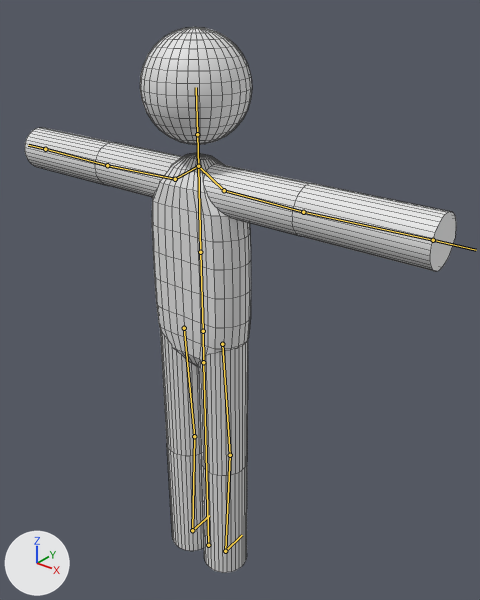
What one commit did to the Blender file Content/Resources/Character01-6.blend.
Rendered twice from a 50 mm lens placed at (67.6, -74.4, 104.0), pointed at (1.9, 7.7, 53.1). The axes (+X, +Y, +Z) are drawn at lower left. The lights are the same throughout. The bones that bend it are drawn over the model as lines. Mesh edges are drawn as thin lines.

The first picture shows 'vg.body'.
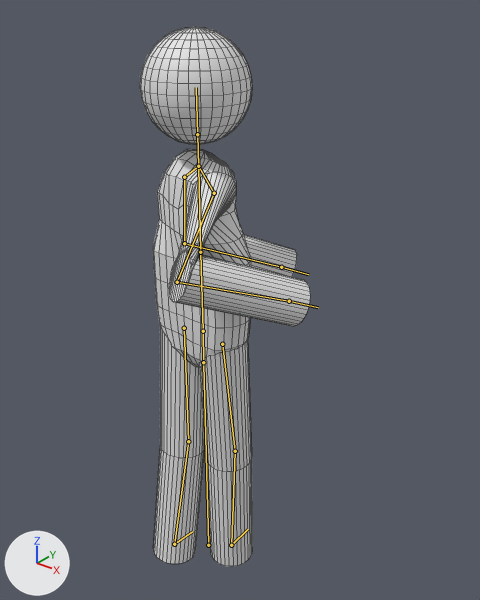
The newer file adds an action. The first version stands in its rest pose; the second is drawn at frame 0 of the action 'fire'.

What differs and where, as boxes (x1, y1, x2, y2) in the pictures (480 x 600 px):
'vg.body', posed (60% narrower): before (25, 27, 456, 573); after (140, 27, 310, 566)
bone 'thigh_r', root to tip: before (222, 344) to (230, 455); after (222, 344) to (235, 451)
bone 'calf_r', root to tip: before (230, 455) to (225, 551); after (235, 451) to (231, 545)
bone 'thigh_l', root to tip: before (184, 328) to (194, 436); after (184, 328) to (188, 441)
bone 'calf_l', root to tip: before (194, 436) to (192, 530); after (188, 441) to (174, 544)
bone 'upperarm_r', root to tip: before (224, 190) to (303, 212); after (214, 193) to (177, 282)
bone 'lowerarm_r', root to tip: before (303, 212) to (433, 240); after (177, 282) to (289, 301)
bone 'upperarm_l', root to tip: before (175, 179) to (107, 165); after (184, 177) to (184, 243)
bone 'lowerarm_l', root to tip: before (107, 165) to (45, 149); after (184, 243) to (281, 267)

The change, as a list of edits to the scene's bpy script:
```text
Change bone_thigh_r:
    where bone_thigh_r = bpy.data.objects['Character04'].pose.bones['thigh_r']  # child of 'pelvis'
    bone_thigh_r.rotation_quaternion: (1.0, 0.0, 0.0, 0.0) -> (1.0, -0.028, 0.0, 0.0)  # degrees (0, 0, 0) -> degrees (-3, 0, 0)
Change bone_calf_r:
    where bone_calf_r = bpy.data.objects['Character04'].pose.bones['calf_r']  # child of 'thigh_r'
    bone_calf_r.rotation_quaternion: (1.0, 0.0, 0.0, 0.0) -> (1.0, 0.017, 0.0, 0.0)  # degrees (0, 0, 0) -> degrees (2, 0, 0)
Change bone_thigh_l:
    where bone_thigh_l = bpy.data.objects['Character04'].pose.bones['thigh_l']  # child of 'pelvis'
    bone_thigh_l.rotation_quaternion: (1.0, 0.0, 0.0, 0.0) -> (0.999, 0.037, 0.0, 0.0)  # degrees (0, 0, 0) -> degrees (4, 0, 0)
Change bone_calf_l:
    where bone_calf_l = bpy.data.objects['Character04'].pose.bones['calf_l']  # child of 'thigh_l'
    bone_calf_l.rotation_quaternion: (1.0, 0.0, 0.0, 0.0) -> (0.999, 0.04, 0.002, 0.0)  # degrees (0, 0, 0) -> degrees (5, 0, 0)
Change bone_spine02:
    where bone_spine02 = bpy.data.objects['Character04'].pose.bones['spine02']  # child of 'spine01'
    bone_spine02.rotation_quaternion: (1.0, 0.0, 0.0, 0.0) -> (0.982, 0.0, -0.187, 0.0)  # degrees (0, 0, 0) -> degrees (0, -22, 0)
Change bone_upperarm_r:
    where bone_upperarm_r = bpy.data.objects['Character04'].pose.bones['upperarm_r']  # child of 'sholder_r'
    bone_upperarm_r.rotation_quaternion: (1.0, 0.0, 0.0, 0.0) -> (0.801, 0.197, -0.286, -0.488)  # degrees (0, 0, 0) -> degrees (38, -15, -68)
Change bone_lowerarm_r:
    where bone_lowerarm_r = bpy.data.objects['Character04'].pose.bones['lowerarm_r']  # child of 'upperarm_r'
    bone_lowerarm_r.rotation_quaternion: (1.0, 0.0, 0.0, 0.0) -> (0.58, -0.759, 0.262, -0.139)  # degrees (0, 0, 0) -> degrees (-107, 5, -34)
Change bone_upperarm_l:
    where bone_upperarm_l = bpy.data.objects['Character04'].pose.bones['upperarm_l']  # child of 'sholder_l'
    bone_upperarm_l.rotation_quaternion: (1.0, 0.0, 0.0, 0.0) -> (0.757, -0.315, 0.334, 0.465)  # degrees (0, 0, 0) -> degrees (-16, 53, 55)
Change bone_lowerarm_l:
    where bone_lowerarm_l = bpy.data.objects['Character04'].pose.bones['lowerarm_l']  # child of 'upperarm_l'
    bone_lowerarm_l.rotation_quaternion: (1.0, 0.0, 0.0, 0.0) -> (0.787, -0.57, -0.228, -0.063)  # degrees (0, 0, 0) -> degrees (-74, -26, 10)
```
